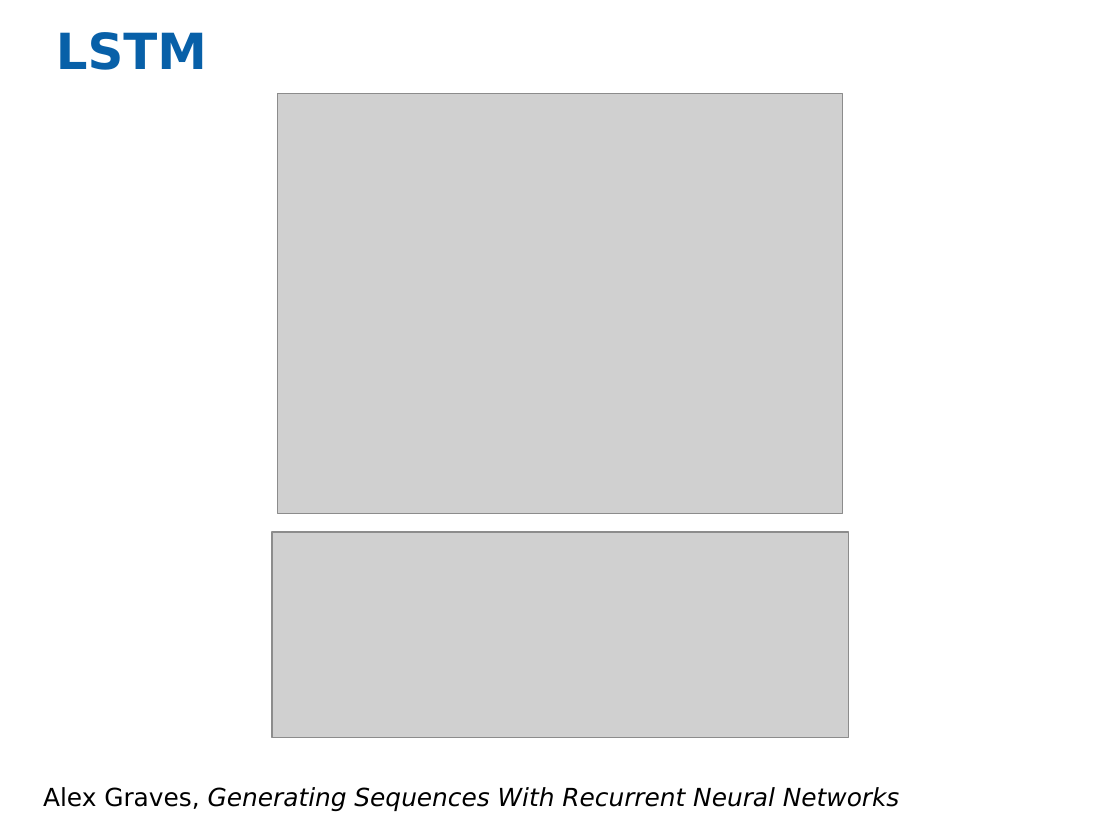
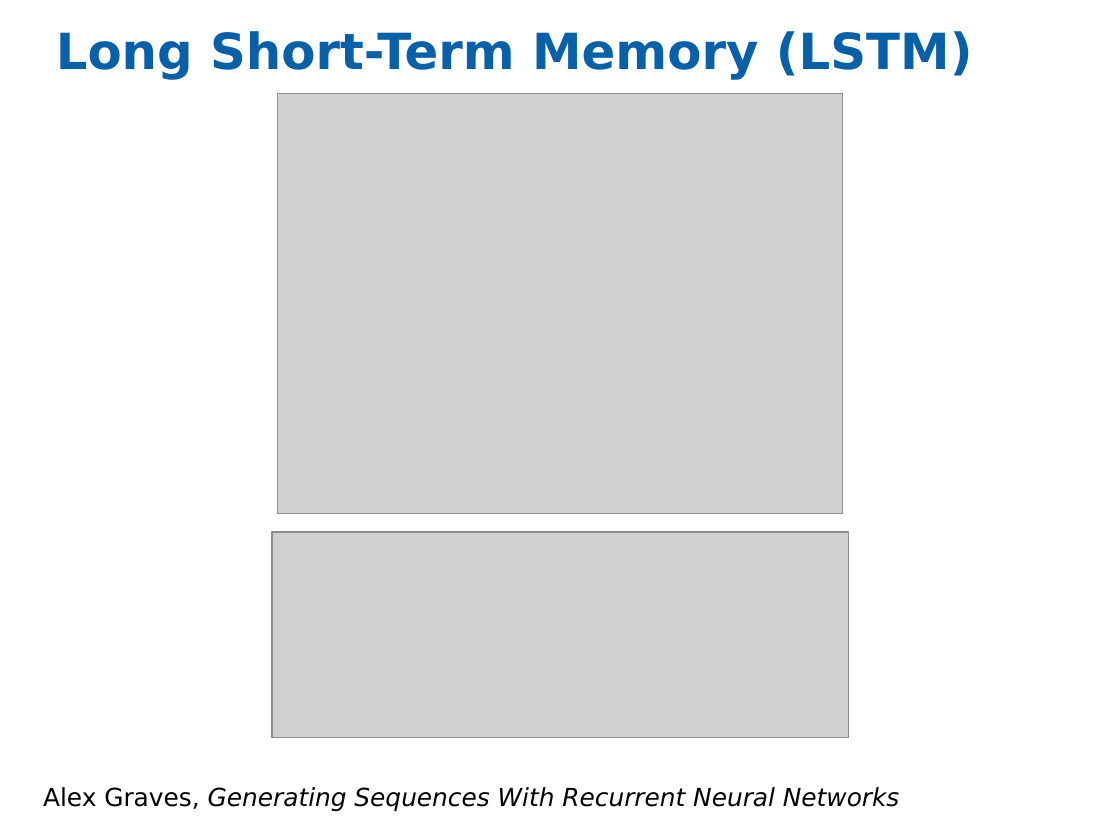
Before and after one commit to eladhoffer/Talks, a slide deck: slide 26 of DL_class2015/Lecture 11 RNN_LSTM.pptx (slide 24 before the commit). Drawn at 1120x840 pixels with LibreOffice and Linux fonts; fonts in the diff are those of the drawing; grey boxes stand for pictures. Boxes give left, top, right and bottom in pixels: in the first picture for what was removed or moved away, otherwise in the second. Text is boxed around its words. In the diff, an @@ line names an element or a change of style, - is before the commit and + after.

```diff
--- a/DL_class2015/Lecture 11 RNN_LSTM.pptx
+++ b/DL_class2015/Lecture 11 RNN_LSTM.pptx
@@ title at [56, 31, 973, 80]: text changed @@
-LSTM
+Long Short-Term Memory (LSTM)
```
Also in this commit, not shown: 6 other slides changed, 2 slides added, 1 slide removed, 1 other file.
